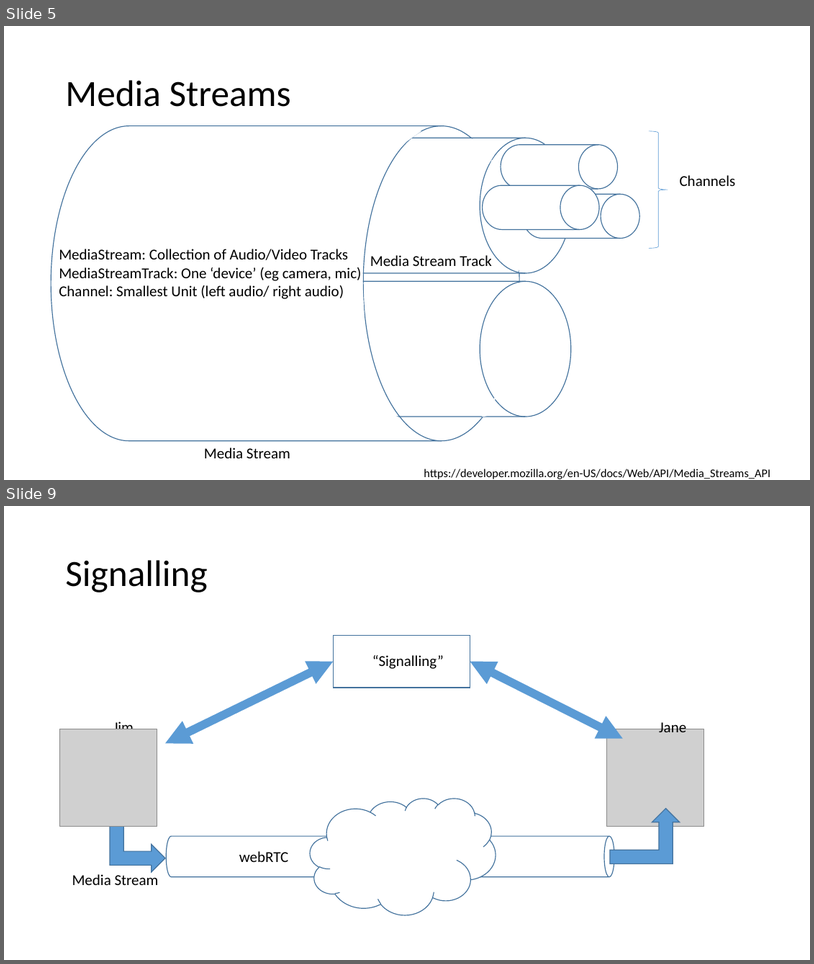
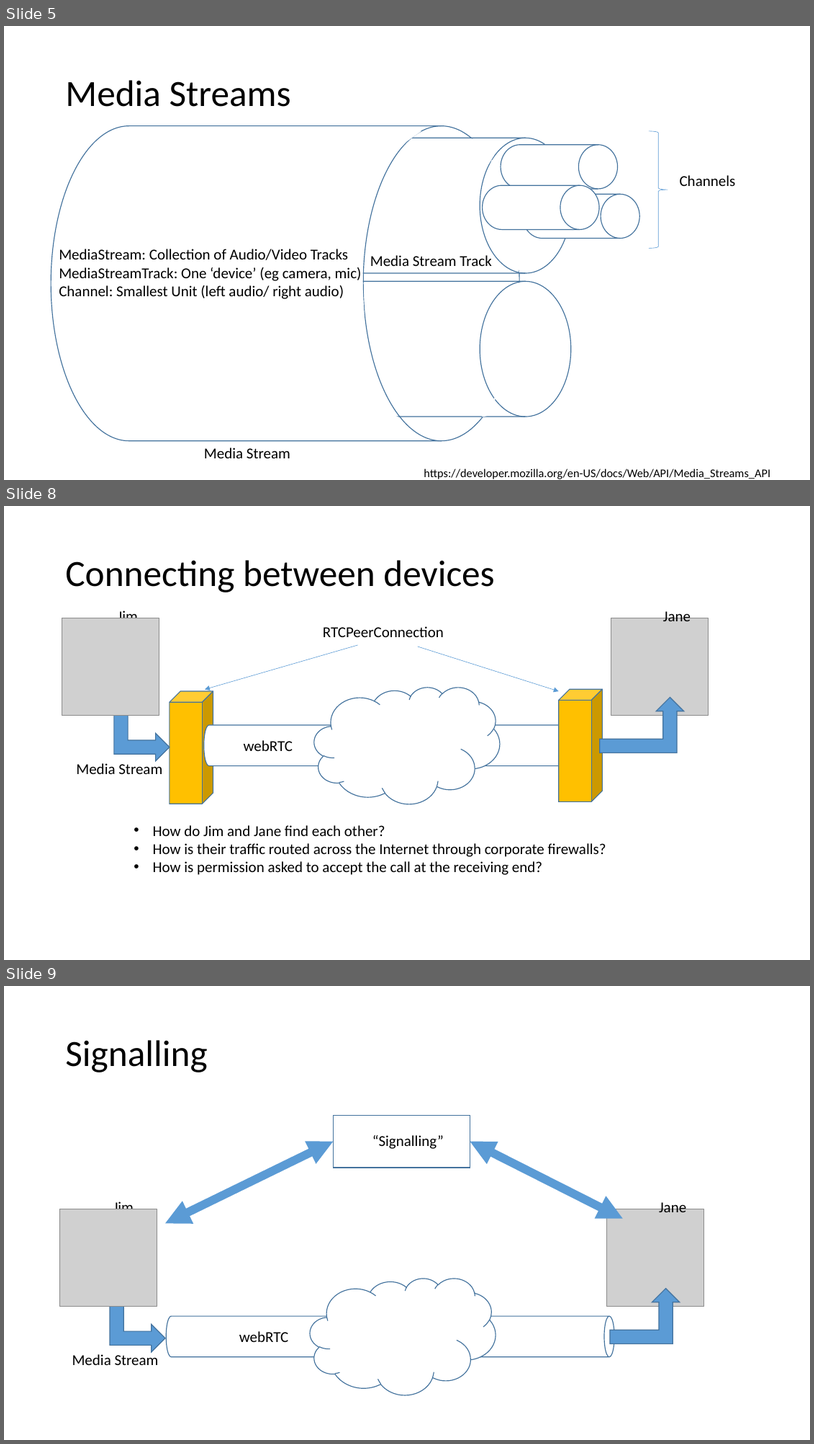
Before and after one commit to ipcortex/fac-workshop-materials, a slide deck: presentations/FAC9 Workshop.pptx. Shown one above the other, each under a label of ours: slides 5 and 9 before the commit, slides 5, 8 and 9 after it; the slides between them are not shown. The pictures are 814x964 and 814x1444 pixels, drawn with LibreOffice and Linux fonts; fonts in the diff are those of the drawing; grey boxes stand for pictures. Boxes give left, top, right and bottom in pixels: in the first picture for what was removed or moved away, otherwise in the second. Text is boxed around its words. In the diff, an @@ line names an element or a change of style, - is before the commit and + after.

Commit message:
Add RTCPeerConnection code slides

```diff
--- a/presentations/FAC9 Workshop.pptx
+++ b/presentations/FAC9 Workshop.pptx
@@ slide 8 added at (4, 506, 810, 960), background #FFFFFF @@
@@ title added at (65, 560, 494, 592), 44 pt, text #000000 @@
+Connecting between devices
@@ text added at (118, 608, 138, 618), 18 pt, text #000000 @@
+Jim
@@ text added at (664, 608, 691, 621), 18 pt, text #000000 @@
+Jane
@@ picture added at (62, 618, 159, 716) @@
@@ text added at (323, 626, 444, 637), 18 pt, text #000000 @@
+RTCPeerConnection
@@ picture added at (612, 618, 709, 716) @@
@@ arrow added from (358, 645) to (205, 690), #5B9BD5 0.5 pt @@
@@ arrow added from (418, 646) to (559, 691), #5B9BD5 0.5 pt @@
@@ bent up arrow added at (113, 692, 170, 761), fill #5B9BD5, outline #43739E 1 pt @@
@@ cube added at (170, 691, 214, 803), fill #FFC000, outline #43739E 1 pt @@
@@ cloud added at (314, 687, 500, 803), fill #FFFFFF, outline #43739E 1 pt @@
@@ cube added at (559, 690, 603, 802), fill #FFC000, outline #43739E 1 pt @@
@@ bent up arrow added at (600, 698, 684, 753), fill #5B9BD5, outline #43739E 1 pt @@
@@ cylinder added at (204, 726, 347, 766), fill #FFFFFF, outline #43739E 1 pt @@
@@ text added at (244, 740, 293, 751), 18 pt, text #000000 @@
+webRTC
@@ cylinder added at (438, 725, 570, 765), fill #FFFFFF, outline #43739E 1 pt @@
@@ text added at (76, 763, 162, 774), 18 pt, text #000000 @@
+Media Stream
@@ text added at (153, 825, 607, 875), 18 pt, text #000000 @@
+• How do Jim and Jane find each other?
+• How is their traffic routed across the Internet through corporate firewalls?
+• How is permission asked to accept the call at the receiving end?
```
Also in this commit, not shown: 5 other slides added.
